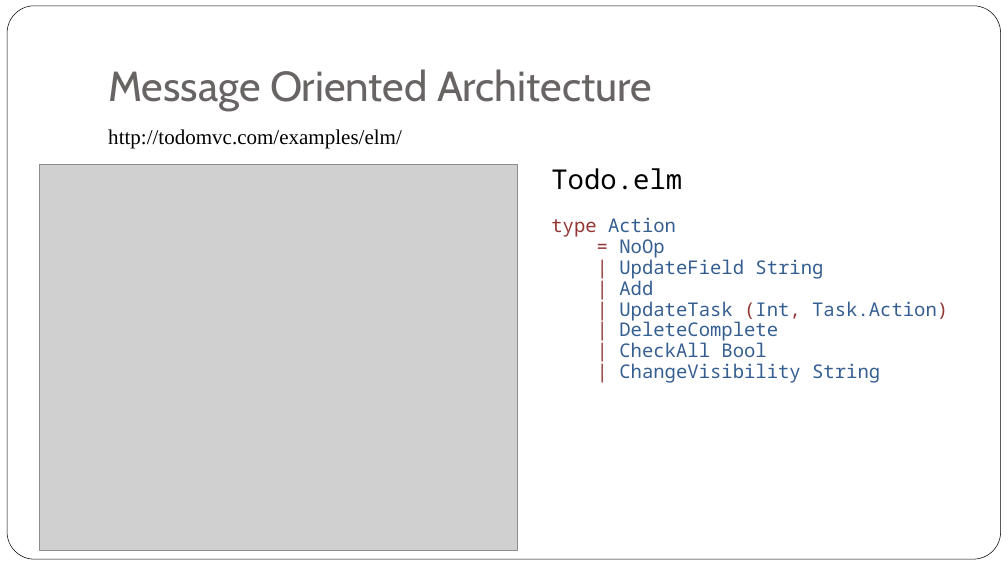
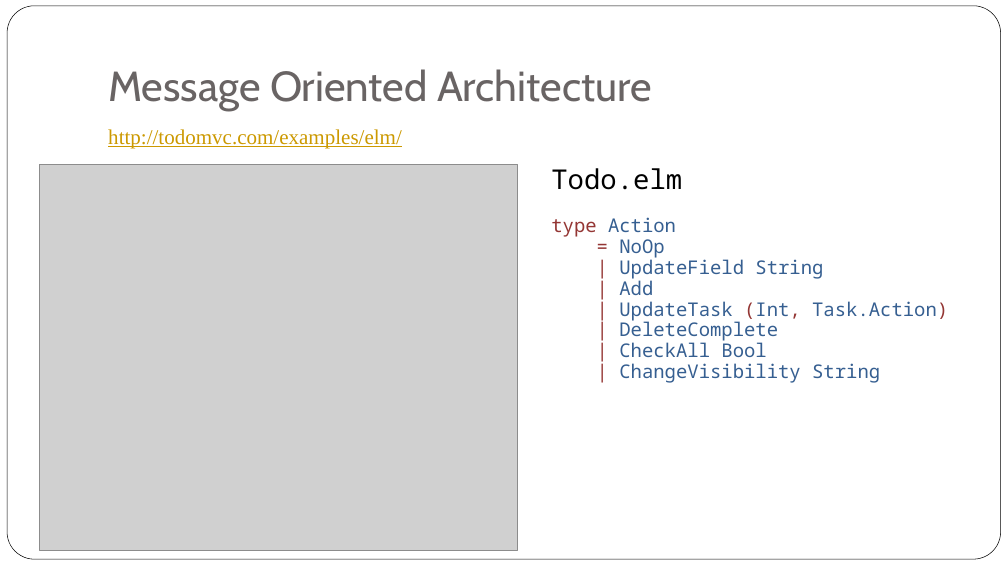
Before and after one commit to iskandersierra/DevSharp, a slide deck: slide 11 of Docs/Distributed Architecture.pptx. Drawn at 1008x567 pixels with LibreOffice and Linux fonts; fonts in the diff are those of the drawing; grey boxes stand for pictures. Boxes give left, top, right and bottom in pixels: in the first picture for what was removed or moved away, otherwise in the second. Text is boxed around its words. In the diff, an @@ line names an element or a change of style, - is before the commit and + after.

```diff
--- a/Docs/Distributed Architecture.pptx
+++ b/Docs/Distributed Architecture.pptx
@@ text "http://todomvc.com/examples/elm/" at (x1=108, y1=129, x2=402, y2=149): text colour #000000 to #CC9900, underline on @@
```
Also in this commit, not shown: 10 other slides changed, 2 slides added, 1 slide removed, 9 other files.
